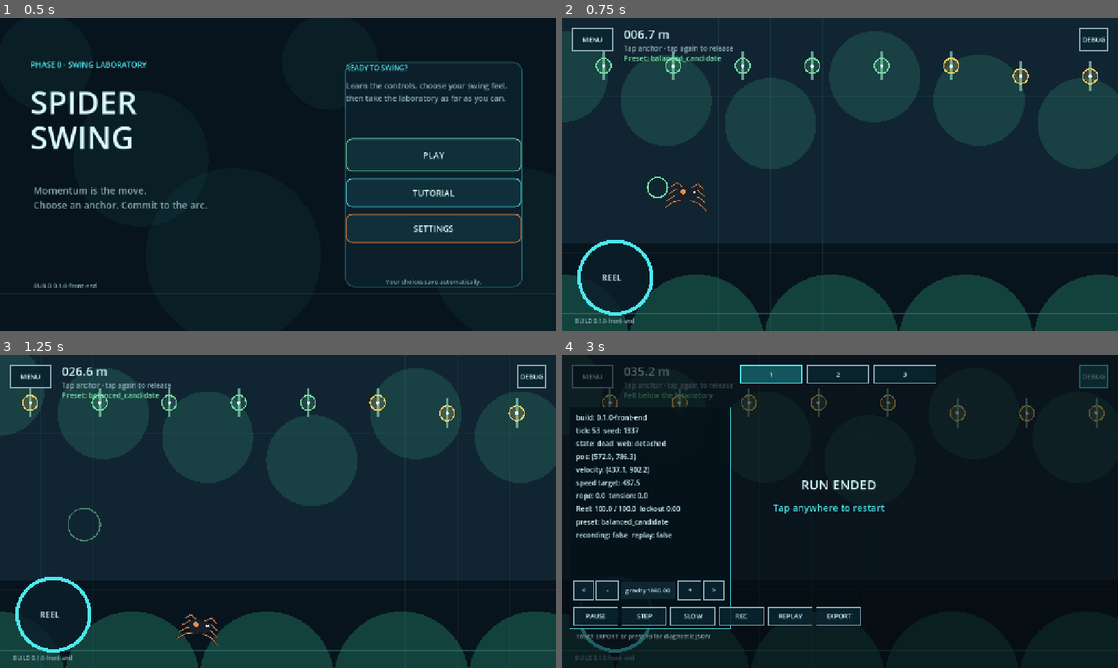
Above: before the commit, frames 1-4 (two rows, left to right).
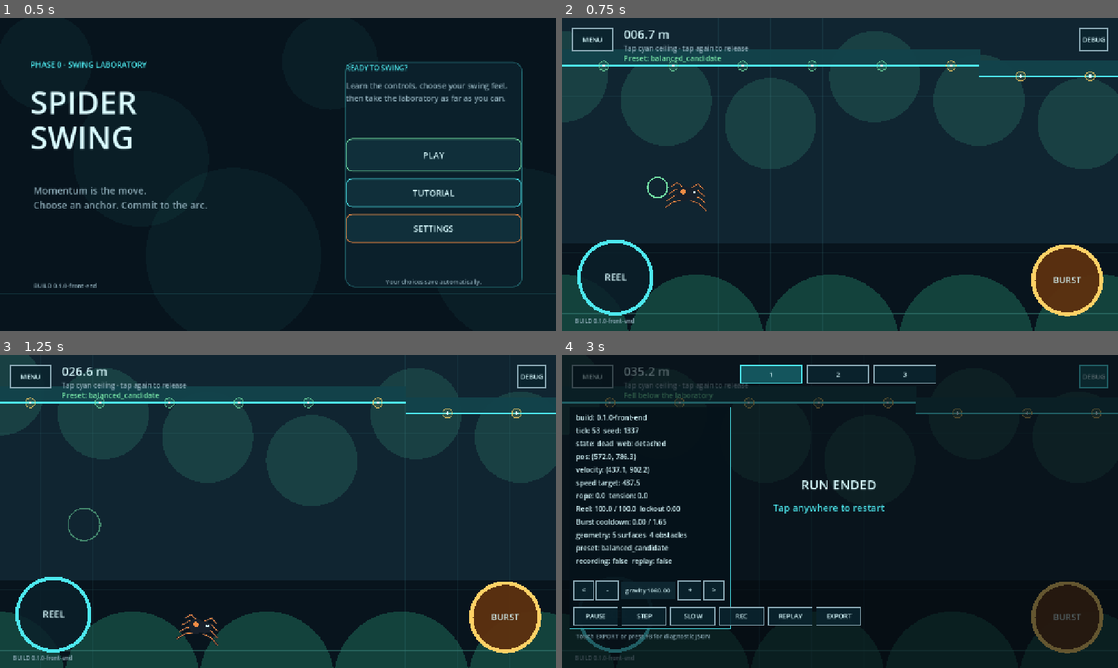
Above: after the commit, the same moments.

Repository: menno420/spider-swing
Game: Godot game, scene res://game/bootstrap/main.tscn
Same seed, same stepped clock (60 frames per second), same inputs: the game is played once before the commit and once after it.
Inputs (mouse positions are in pixels of both pictures, inside the frame that each line leads up to):
- Up to frame 1 (0.5 s): no input
- Up to frame 2 (0.75 s): click "PLAY" at 0.5 s
- Up to frame 3 (1.25 s): no input
- Up to frame 4 (3 s): click (617, 614) at 1.25 s; click (1067, 617) at 2 s; click (1095, 376) at 2.75 s

Frame 1 is identical in both runs. In frame 2, 6.6% of the frame differs, in the area x 0-100%, y 8-96%; in frame 3, 5.9%; in frame 4, 4.4%.

Commit message:
Implement the Phase 0.5 traversal slice

Diff:
--- a/game/presentation/scripts/swing_lab.gd
+++ b/game/presentation/scripts/swing_lab.gd
@@ -16,10 +16,12 @@
 const YELLOW := Color("ffd166")
 const RED := Color("ff6577")
 const MUTED := Color("8ba9b5")
+const OBSTACLE := Color("f06449")
+const OBSTACLE_DARK := Color("632e34")
 
 var _snapshot: SimulationSnapshot
 var _camera_x: float = 0.0
-var _feedback_message: String = "Tap a glowing anchor to attach"
+var _feedback_message: String = "Tap any cyan ceiling surface to attach"
 var _feedback_position: Vector2 = Vector2.ZERO
 var _feedback_color: Color = GREEN
 var _feedback_remaining: float = 3.0
@@ -59,7 +61,8 @@
 		SimulationEvent.Kind.INVALID_TARGET:
 			_feedback_color = RED
 		SimulationEvent.Kind.OUT_OF_RANGE, SimulationEvent.Kind.REEL_UNAVAILABLE, \
-				SimulationEvent.Kind.REEL_EMPTY:
+				SimulationEvent.Kind.REEL_EMPTY, \
+				SimulationEvent.Kind.BURST_UNAVAILABLE:
 			_feedback_color = YELLOW
 		_:
 			_feedback_color = GREEN
@@ -133,21 +136,70 @@
 		Color(0.22, 0.5, 0.47, 0.5), 3.0)
 	if _snapshot == null:
 		return
-	for anchor: Vector2 in _snapshot.anchors:
-		var screen := _world_to_screen(anchor)
+
+	for surface: Rect2 in _snapshot.surface_segments:
+		var screen_surface := Rect2(
+			_world_to_screen(surface.position),
+			surface.size,
+		)
+		if screen_surface.end.x < -80.0 or screen_surface.position.x > size.x + 80.0:
+			continue
+		draw_rect(screen_surface, Color(0.07, 0.26, 0.29, 0.96))
+		draw_line(
+			Vector2(screen_surface.position.x, screen_surface.end.y),
+			Vector2(screen_surface.end.x, screen_surface.end.y),
+			CYAN,
+			5.0,
+		)
+
+	for guide: Vector2 in _snapshot.anchors:
+		var screen := _world_to_screen(guide)
 		if screen.x < -80.0 or screen.x > size.x + 80.0:
 			continue
-		var distance := anchor.distance_to(_snapshot.position)
+		var distance := guide.distance_to(_snapshot.position)
 		var in_range := distance >= 90.0 and distance <= 620.0
 		var color := GREEN if in_range else YELLOW
-		draw_line(screen + Vector2(0.0, -34.0), screen + Vector2(0.0, 34.0),
-			Color(0.48, 0.74, 0.64, 0.8), 6.0)
-		draw_circle(screen, 15.0, Color(color, 0.18))
-		draw_arc(screen, 17.0, 0.0, TAU, 32, color, 3.0)
-		draw_circle(screen, 4.0, WEB)
+		draw_circle(screen, 10.0, Color(color, 0.12))
+		draw_arc(screen, 11.0, 0.0, TAU, 24, Color(color, 0.72), 2.0)
+		draw_circle(screen, 3.0, WEB)
+
+	for obstacle: Rect2 in _snapshot.obstacles:
+		var screen_obstacle := Rect2(
+			_world_to_screen(obstacle.position),
+			obstacle.size,
+		)
+		if screen_obstacle.end.x < -80.0 or \
+				screen_obstacle.position.x > size.x + 80.0:
+			continue
+		_draw_obstacle(screen_obstacle)
+
 	var kill_x := _world_to_screen(Vector2(_snapshot.left_kill_boundary, 0.0)).x
 	if kill_x > 0.0 and kill_x < size.x:
 		draw_line(Vector2(kill_x, 0.0), Vector2(kill_x, size.y), RED, 3.0)
+
+
+func _draw_obstacle(rect: Rect2) -> void:
+	draw_rect(rect, OBSTACLE_DARK)
+	draw_rect(rect.grow(-5.0), Color(OBSTACLE, 0.72))
+	draw_rect(rect, YELLOW, false, 4.0)
+	var stripe_start := rect.position.x - rect.size.y
+	while stripe_start < rect.end.x:
+		var clipped_from_x := maxf(rect.position.x, stripe_start)
+		var clipped_to_x := minf(rect.end.x, stripe_start + rect.size.y)
+		if clipped_from_x < clipped_to_x:
+			draw_line(
+				Vector2(
+					clipped_from_x,
+					rect.end.y - (clipped_from_x - stripe_start),
+				),
+				Vector2(
+					clipped_to_x,
+					rect.end.y - (clipped_to_x - stripe_start),
+				),
+				Color(YELLOW, 0.82),
+				8.0,
+			)
+		stripe_start += 36.0
 
 
 func _draw_web() -> void:
@@ -201,9 +253,8 @@
 	_draw_button(LabLayout.menu_rect(size), "MENU", false)
 	if _show_control_hints:
 		_draw_text(Vector2(142.0, 76.0),
-			"Tap anchor · tap again to release", 16, MUTED)
-		_draw_text(Vector2(142.0, 99.0),
-			_feedback_message, 17, _feedback_color)
+			"Tap cyan ceiling · tap again to release", 16, MUTED)
+		_draw_text(Vector2(142.0, 99.0), _feedback_message, 17, _feedback_color)
 	_draw_text(
 		Vector2(30.0, size.y - 18.0),
 		"BUILD %s" % ProjectSettings.get_setting(
@@ -231,7 +282,28 @@
 	draw_arc(center, radius, -PI * 0.5, -PI * 0.5 + TAU * energy_ratio,
 		64, CYAN if _snapshot.reel_lockout <= 0.0 else RED, 8.0)
 	var reel_label := "PULL" if _snapshot.reel_active else "REEL"
-	_draw_text(center + Vector2(-31.0, 7.0), reel_label, 19, WEB)
+	_draw_centered_text(center + Vector2(0.0, 7.0), reel_label, 22, WEB)
+
+	var burst_rect := LabLayout.burst_rect(size)
+	var burst_center := burst_rect.get_center()
+	var burst_radius := burst_rect.size.x * 0.44
+	var burst_ready := _snapshot.burst_cooldown <= 0.0
+	var burst_fill := Color(0.36, 0.19, 0.06, 0.96) if burst_ready \
+		else Color(0.12, 0.1, 0.08, 0.86)
+	draw_circle(burst_center, burst_radius, burst_fill)
+	draw_arc(burst_center, burst_radius, 0.0, TAU, 64,
+		YELLOW if burst_ready else Color(0.54, 0.47, 0.37, 0.64), 5.0)
+	var cooldown_ratio := 1.0 - clampf(
+		_snapshot.burst_cooldown /
+			maxf(_snapshot.burst_cooldown_capacity, 0.001),
+		0.0,
+		1.0,
+	)
+	draw_arc(burst_center, burst_radius, -PI * 0.5,
+		-PI * 0.5 + TAU * cooldown_ratio, 64, YELLOW, 9.0)
+	_draw_centered_text(burst_center + Vector2(0.0, 7.0),
+		"BURST" if burst_ready else "%.1f" % _snapshot.burst_cooldown,
+		20, WEB)
 
 	if _snapshot.run_state != &"active":
 		draw_rect(Rect2(Vector2.ZERO, size), Color(0.02, 0.04, 0.06, 0.62))
@@ -260,6 +332,10 @@
 			_snapshot.rope_length, _snapshot.tension],
 		"Reel: %.1f / %.1f  lockout %.2f" % [
 			_snapshot.reel_energy, _snapshot.reel_capacity, _snapshot.reel_lockout],
+		"Burst cooldown: %.2f / %.2f" % [
+			_snapshot.burst_cooldown, _snapshot.burst_cooldown_capacity],
+		"geometry: %d surfaces  %d obstacles" % [
+			_snapshot.surface_segments.size(), _snapshot.obstacles.size()],
 		"preset: %s" % _snapshot.preset_name,
 		"recording: %s  replay: %s" % [
 			_snapshot.recording, _snapshot.replaying],
@@ -306,5 +382,16 @@
 	draw_string(_font, position, text, HORIZONTAL_ALIGNMENT_LEFT, -1.0, size, color)
 
 
+func _draw_centered_text(
+	center: Vector2,
+	text: String,
+	size: int,
+	color: Color,
+) -> void:
+	var width := _font.get_string_size(
+		text, HORIZONTAL_ALIGNMENT_LEFT, -1.0, size).x
+	_draw_text(center - Vector2(width * 0.5, 0.0), text, size, color)
+
+
 func _world_to_screen(world_position: Vector2) -> Vector2:
 	return world_position - Vector2(_camera_x, 0.0)
